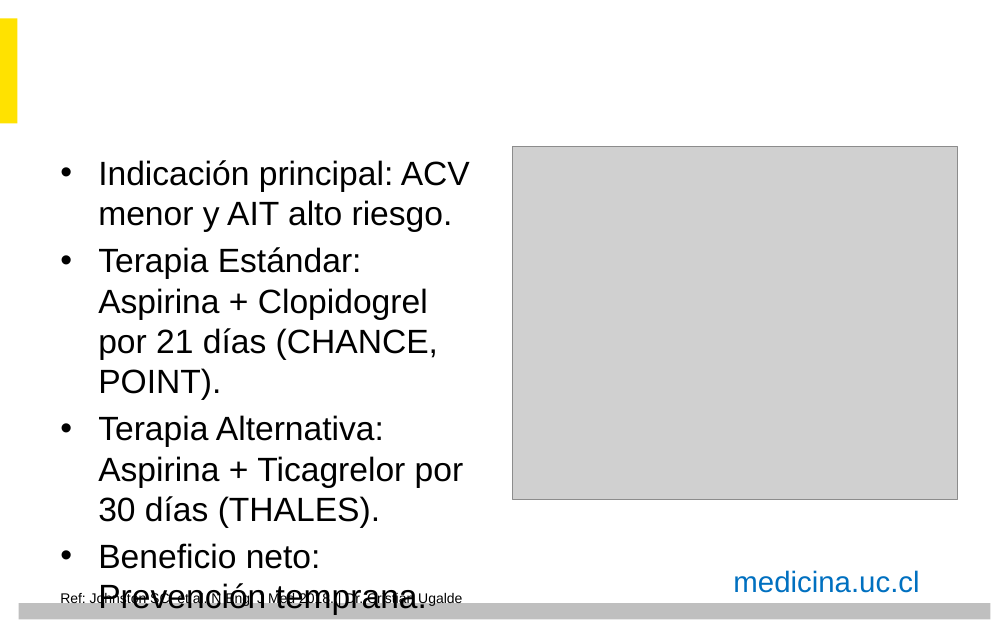
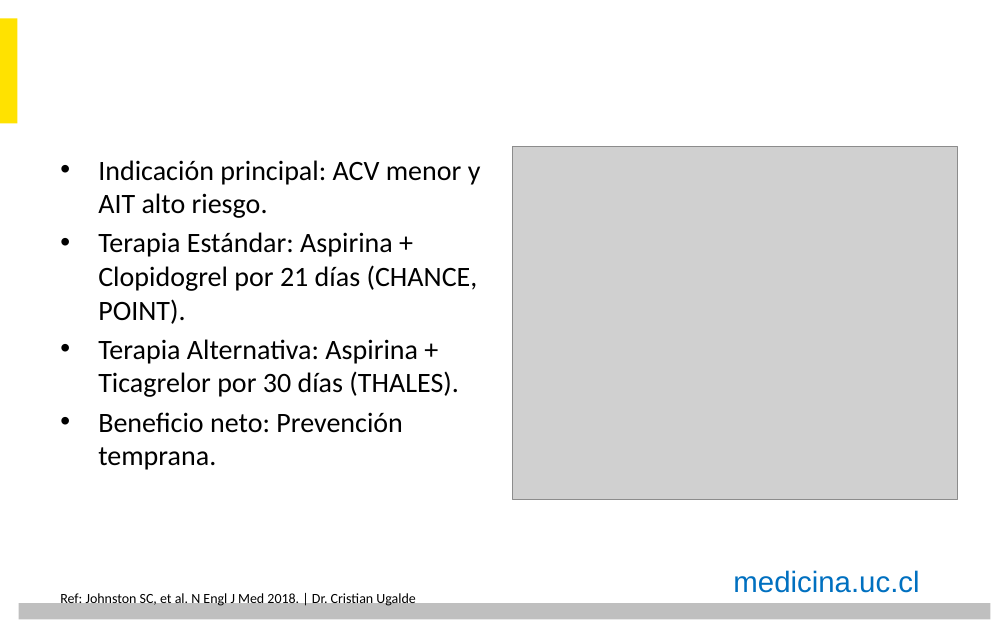
Before and after one commit to crugalde/harness, a slide deck: slide 8 of projects/2026-06-12_dapt_acv/Presentacion_DAPT_UC_Final.pptx. Drawn at 1008x630 pixels with LibreOffice and Linux fonts; fonts in the diff are those of the drawing; grey boxes stand for pictures; background and template pictures are left out. Boxes give left, top, right and bottom in pixels: in the first picture for what was removed or moved away, otherwise in the second. Text is boxed around its words. In the diff, an @@ line names an element or a change of style, - is before the commit and + after.

```diff
--- a/projects/2026-06-12_dapt_acv/Presentacion_DAPT_UC_Final.pptx
+++ b/projects/2026-06-12_dapt_acv/Presentacion_DAPT_UC_Final.pptx
@@ text "Indicación principal: ACV menor y ..." at (98, 160, 481, 470): size 24 to 20 pt, font Arial to Calibri @@
@@ text "Ref: Johnston SC, et al. ..." at (60, 591, 415, 607): font Arial to Calibri @@
```
Also in this commit, not shown: 4 other slides changed, 2 other files.
